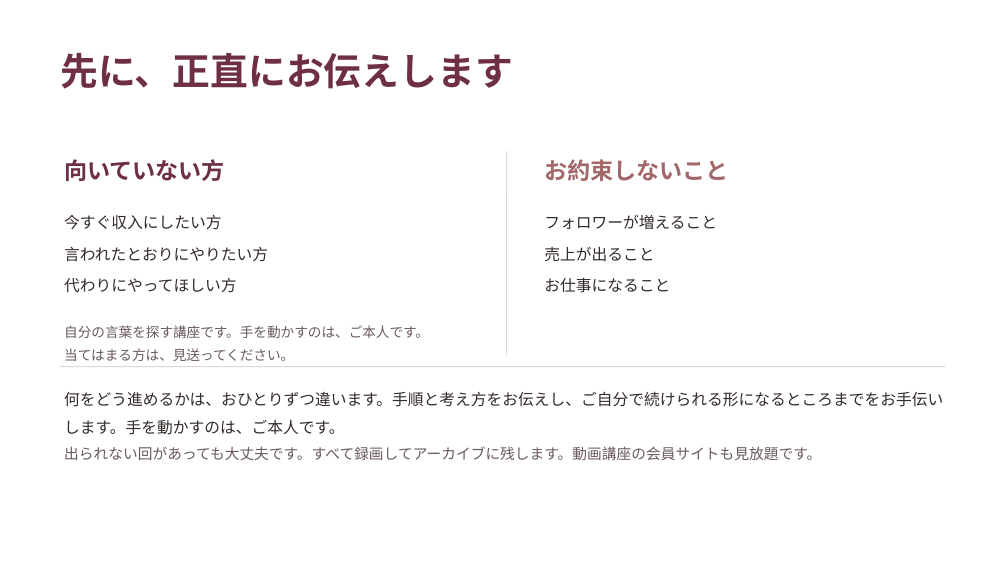
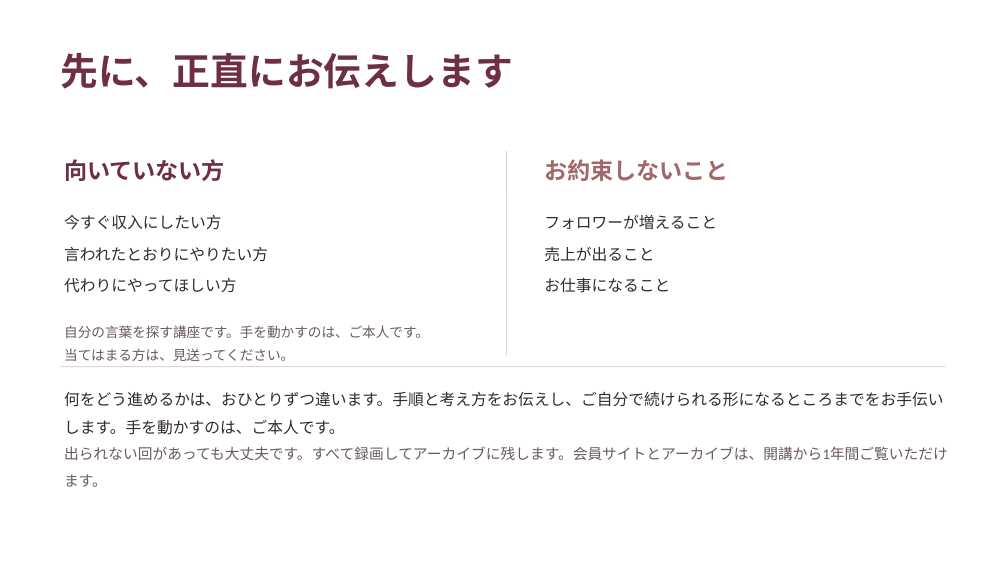
Before and after one commit to fashio17/potential-lamp, a slide deck: slide 25 of 運用/説明会/説明会_3コース_2026年10月期_v2.pptx. Drawn at 1008x567 pixels with LibreOffice and Linux fonts; fonts in the diff are those of the drawing. Boxes give left, top, right and bottom in pixels: in the first picture for what was removed or moved away, otherwise in the second. Text is boxed around its words. In the diff, an @@ line names an element or a change of style, - is before the commit and + after.

```diff
--- a/運用/説明会/説明会_3コース_2026年10月期_v2.pptx
+++ b/運用/説明会/説明会_3コース_2026年10月期_v2.pptx
@@ text at <box>64,446,948,487</box>: text changed @@
-出られない回があっても大丈夫です。すべて録画してアーカイブに残します。動画講座の会員サイトも見放題です。
+出られない回があっても大丈夫です。すべて録画してアーカイブに残します。会員サイトとアーカイブは、開講から1年間ご覧いただけます。
```
Also in this commit, not shown: 5 other slides changed, 7 other files.
